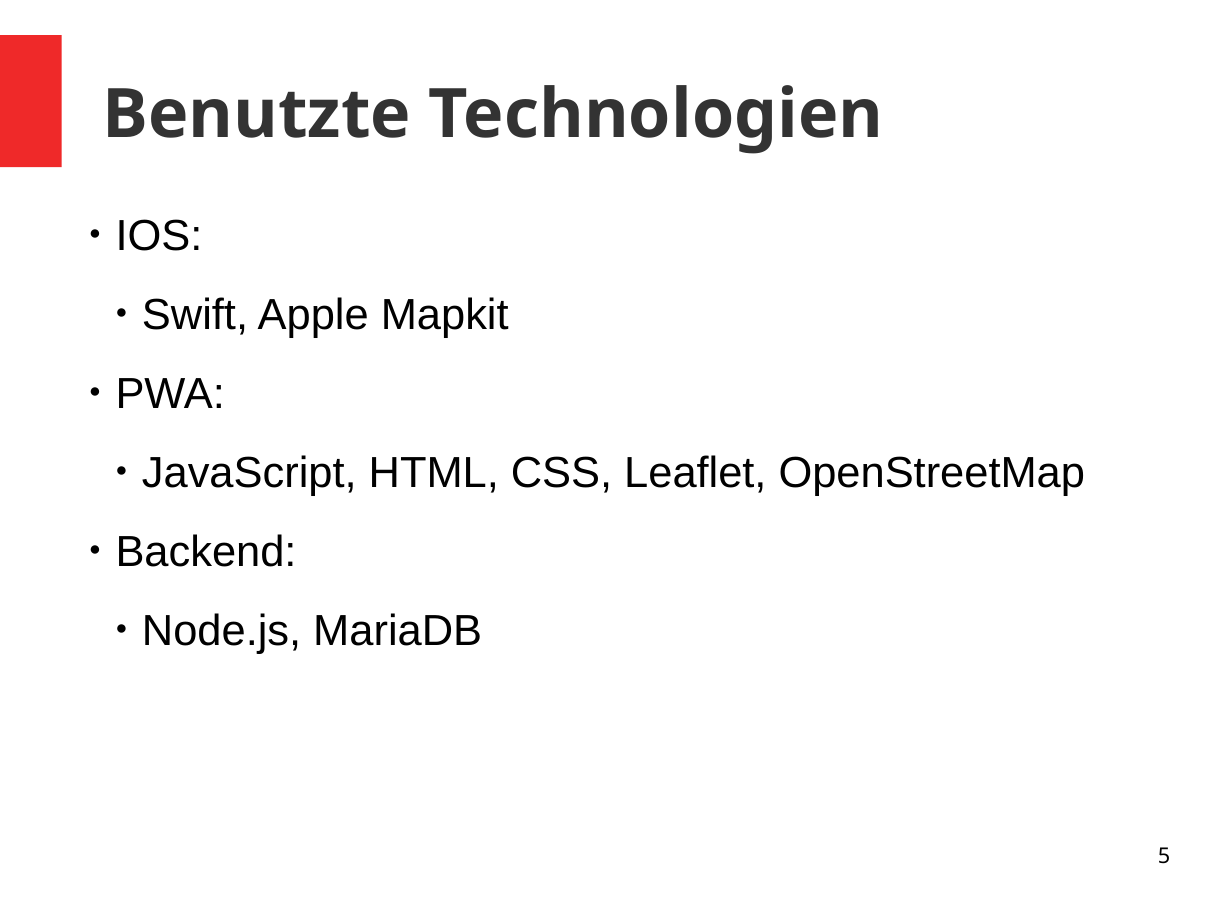
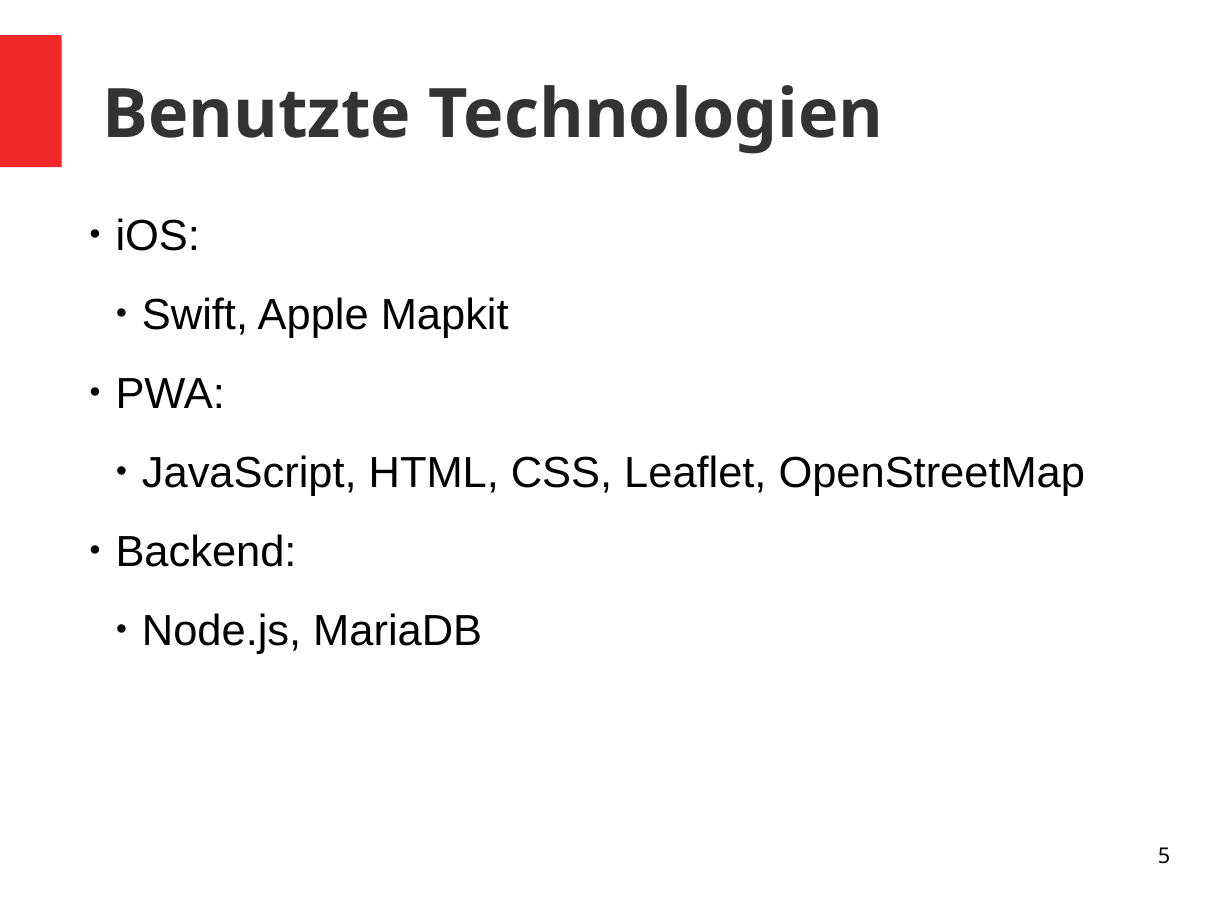
Before and after one commit to Jugendhackt/alpakapost-backend, a slide deck: slide 5 of prezi.odp. Drawn at 1232x924 pixels with LibreOffice and Linux fonts; fonts in the diff are those of the drawing. Boxes give left, top, right and bottom in pixels: in the first picture for what was removed or moved away, otherwise in the second. Text is boxed around its words. In the diff, an @@ line names an element or a change of style, - is before the commit and + after.

```diff
--- a/prezi.odp
+++ b/prezi.odp
@@ text at box(116, 218, 200, 251): text changed @@
-● IOS:
+● iOS:
```
Also in this commit, not shown: 3 other slides changed.
